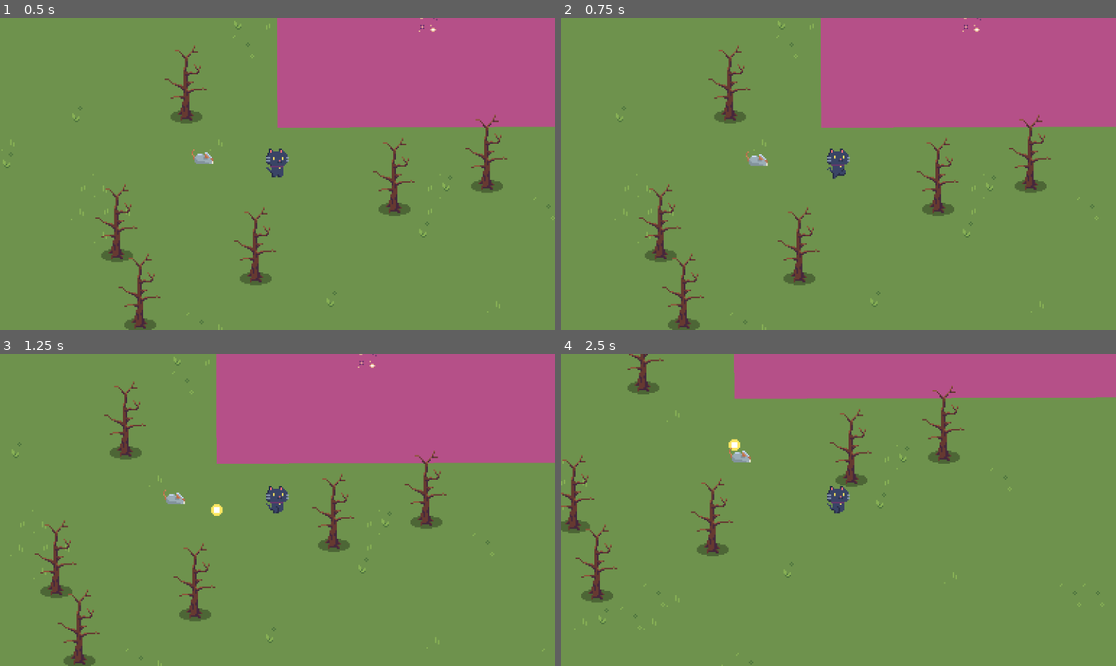
Above: before the commit, frames 1-4 (two rows, left to right).
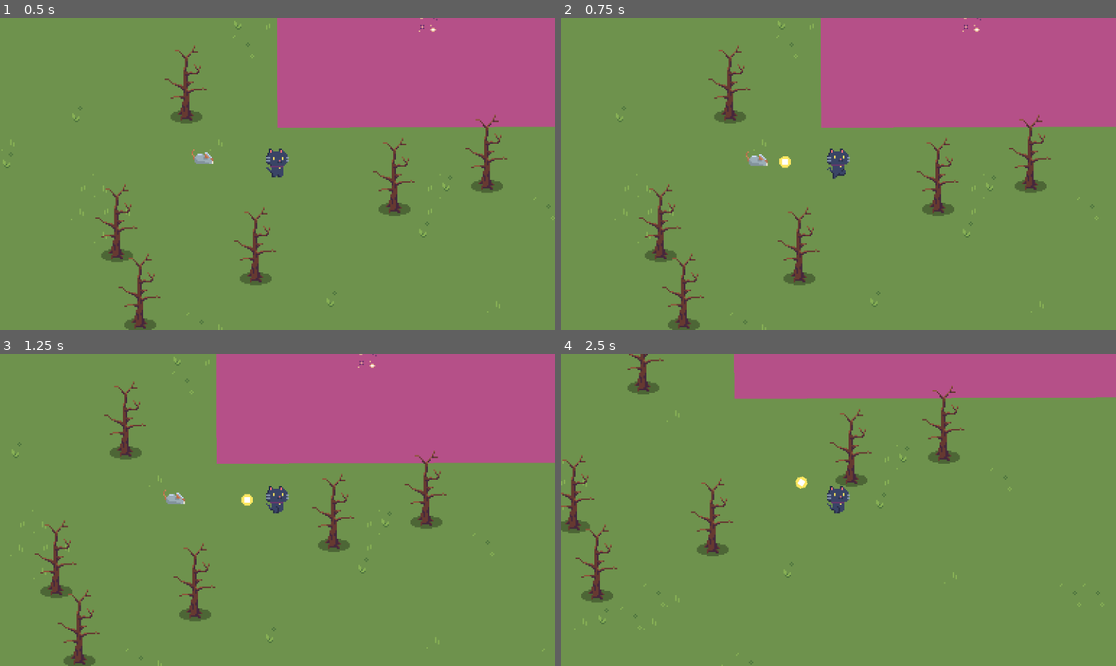
Above: after the commit, the same moments.

Repository: PkHila/Black-Cat-Survivor-Game
Game: Godot game, scene res://Scenes/game_scene.tscn
Two runs of this game, one before a commit and one after it. Both use one fixed random seed, a clock stepped at 60 frames per second and the inputs below.
Inputs:
- Up to frame 1 (0.5 s): no input
- Up to frame 2 (0.75 s): hold D (move_right) from 0.53 s (still down)
- Up to frame 3 (1.25 s): keep holding D (move_right)
- Up to frame 4 (2.5 s): release D (move_right) at 1.28 s; hold S (move_down) 1.28-2.03 s; hold D (move_right) from 2.03 s (still down)

Frame 1 is identical in both runs. In frame 2, less than 0.1% of the frame differs, in the area x 39-42%, y 44-49%; in frame 3, 0.1%; in frame 4, 0.2%, in the area x 30-45%, y 27-44%.

Commit message:
Add a health and damage system to the enemies
Now enemies dissapear after however many shots the script defines as their health

Diff:
--- a/Enemies/walking_enemy.gd
+++ b/Enemies/walking_enemy.gd
@@ -3,7 +3,7 @@
 
 @onready var player = get_node("/root/game_scene/Player")
 @export var movement_speed : float = 80.0
-
+@export var health = 3
 
 func _physics_process(delta):
 	var direction : Vector2 = global_position
@@ -13,3 +13,9 @@
 	elif velocity.x < 0: %Sprite.flip_h = true
 
 	move_and_slide()
+
+func take_damage():
+	health -= 1
+
+	if health == 0:
+		queue_free()
--- a/Scenes/projectile.gd
+++ b/Scenes/projectile.gd
@@ -1,6 +1,6 @@
 extends Area2D
 
-@export var speed = 500
+var speed = 100
 var travelled_distance = 0
 
 func _physics_process(delta):
@@ -17,4 +17,4 @@
 func _on_body_entered(body):
 	queue_free()
 	if body.has_method("take_damage"):
-		body.takedamage()
+		body.take_damage()
--- a/Scenes/projectile.tscn
+++ b/Scenes/projectile.tscn
@@ -28,7 +28,6 @@
 script = ExtResource("1_hjone")
 
 [node name="AnimatedSprite2D" type="AnimatedSprite2D" parent="."]
-top_level = true
 position = Vector2(0, 1)
 sprite_frames = SubResource("SpriteFrames_ddrkc")
 
--- a/Scenes/weapon.tscn
+++ b/Scenes/weapon.tscn
@@ -15,10 +15,10 @@
 
 [node name="ShootingPoint" type="Marker2D" parent="."]
 unique_name_in_owner = true
-position = Vector2(15, 0)
+position = Vector2(13, 0)
 
 [node name="Timer" type="Timer" parent="."]
-wait_time = 0.3
+wait_time = 0.6
 autostart = true
 
 [connection signal="timeout" from="Timer" to="." method="_on_timer_timeout"]
